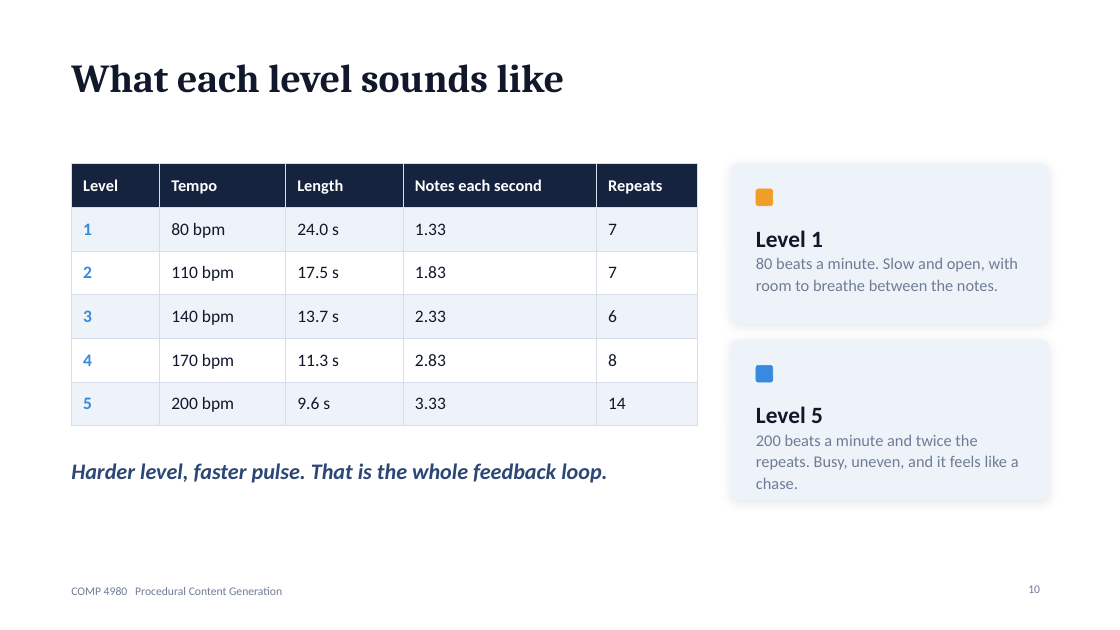
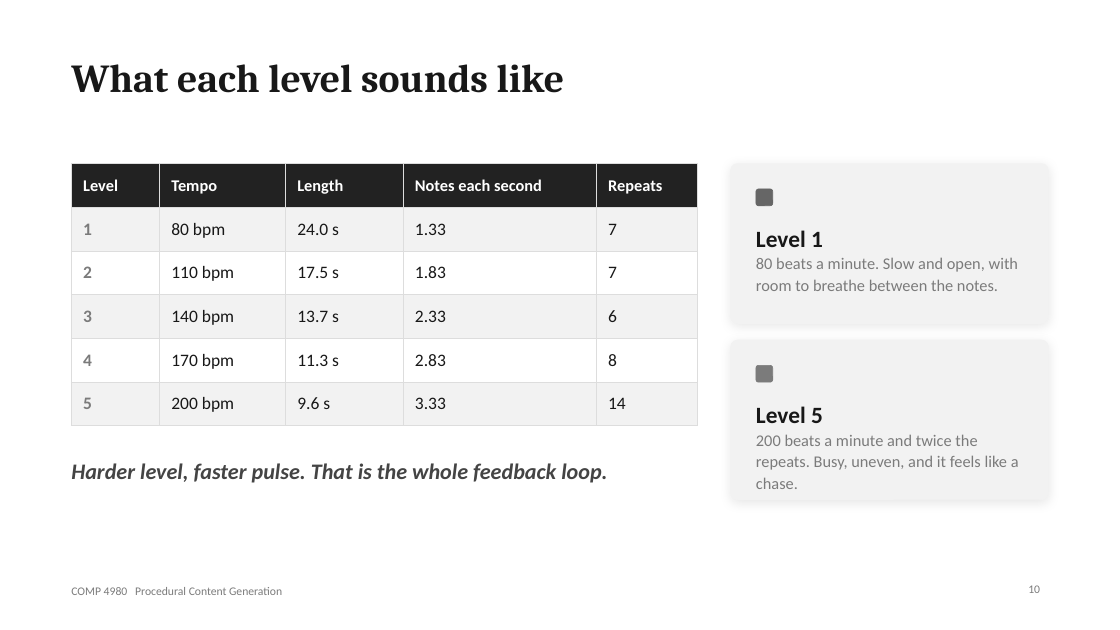
Before and after one commit to SUMMERxKx/musicGenerator, a slide deck: slide 10 of Presentation.pptx. Drawn at 1120x630 pixels with LibreOffice and Linux fonts; fonts in the diff are those of the drawing. Boxes give left, top, right and bottom in pixels: in the first picture for what was removed or moved away, otherwise in the second. Text is boxed around its words. In the diff, an @@ line names an element or a change of style, - is before the commit and + after.

```diff
--- a/Presentation.pptx
+++ b/Presentation.pptx
@@ title "What each level sounds like" at box(71, 64, 565, 93): text colour #11182B to #181818 @@
@@ table at box(71, 164, 697, 416) @@
@@ fill #16233F to #222222 in row 1 @@
@@ fill #EEF3F9 to #F2F2F2 in 15 cells @@
@@ text colour #378ADD to #7B7B7B in "1", "2", "3", "4" and 1 more places @@
@@ text colour #11182B to #181818 in "80 bpm", "24.0 s", "1.33", "7" and 16 more places @@
@@ borders changed @@
@@ rounded rectangle at box(731, 164, 1049, 323): fill #EEF3F9 to #F2F2F2; outline #EEF3F9 0.75 pt to #F2F2F2 0.75 pt; shadow changed @@
@@ rounded rectangle at box(756, 189, 773, 206): fill #EF9F27 to #666666; outline #EF9F27 0.5 pt to #666666 0.5 pt @@
@@ text "Level 1" at box(756, 230, 1019, 291): text colour #11182B to #181818 in "Level 1"; text colour #6E7C94 to #7B7B7B @@
@@ rounded rectangle at box(731, 340, 1049, 500): fill #EEF3F9 to #F2F2F2; outline #EEF3F9 0.75 pt to #F2F2F2 0.75 pt; shadow changed @@
@@ rounded rectangle at box(756, 365, 773, 382): fill #378ADD to #7B7B7B; outline #378ADD 0.5 pt to #7B7B7B 0.5 pt @@
@@ text "Level 5" at box(756, 406, 1019, 489): text colour #11182B to #181818 in "Level 5"; text colour #6E7C94 to #7B7B7B @@
@@ text "Harder level, faster pulse. That ..." at box(71, 463, 607, 483): text colour #2C4675 to #444444 @@
@@ text "COMP 4980 Procedural Content Generation" at box(71, 587, 282, 595): text colour #6E7C94 to #7B7B7B @@
@@ page number at box(1028, 585, 1040, 593): text colour #6E7C94 to #7B7B7B @@
```
Also in this commit, not shown: 12 other slides changed, 1 other file.
